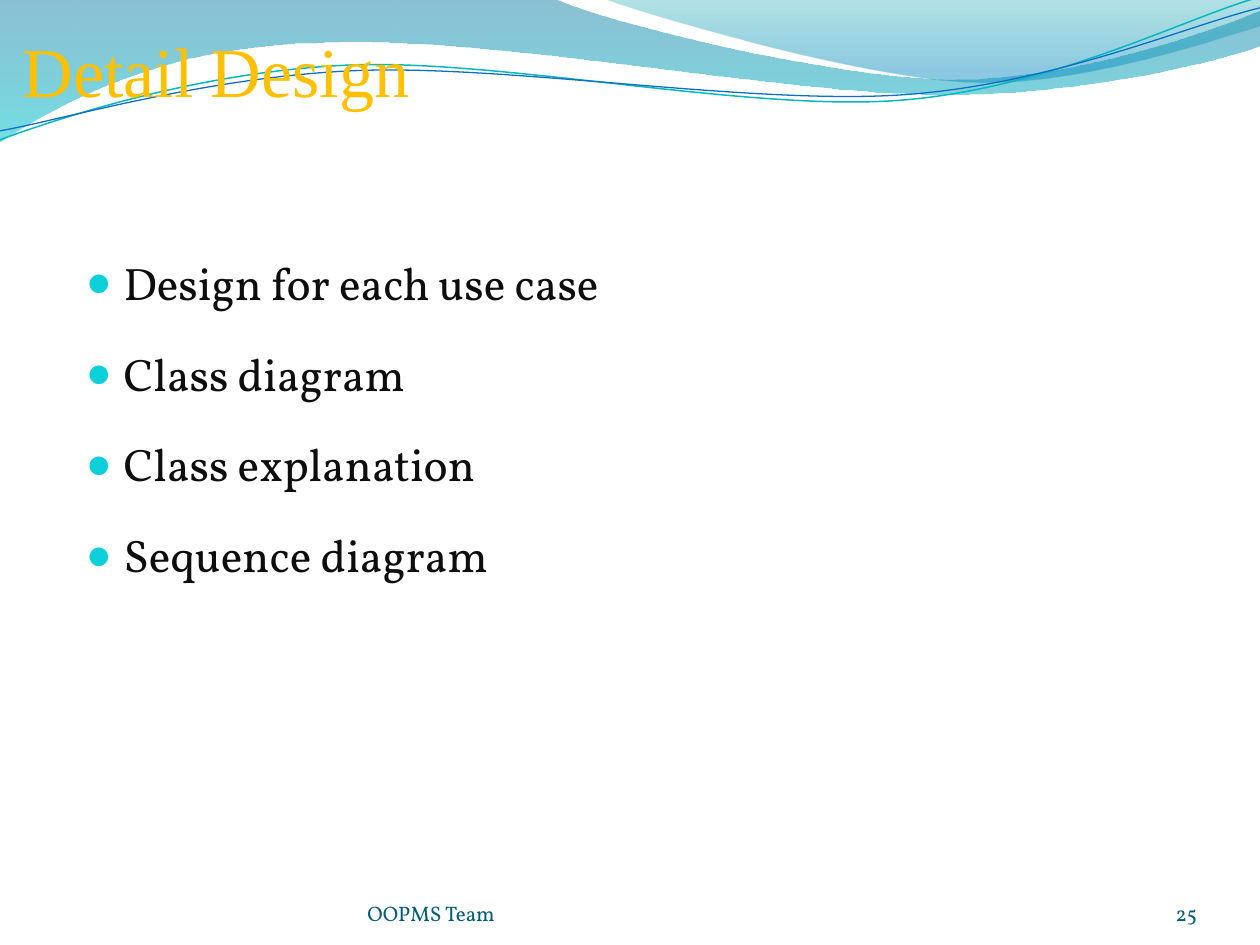
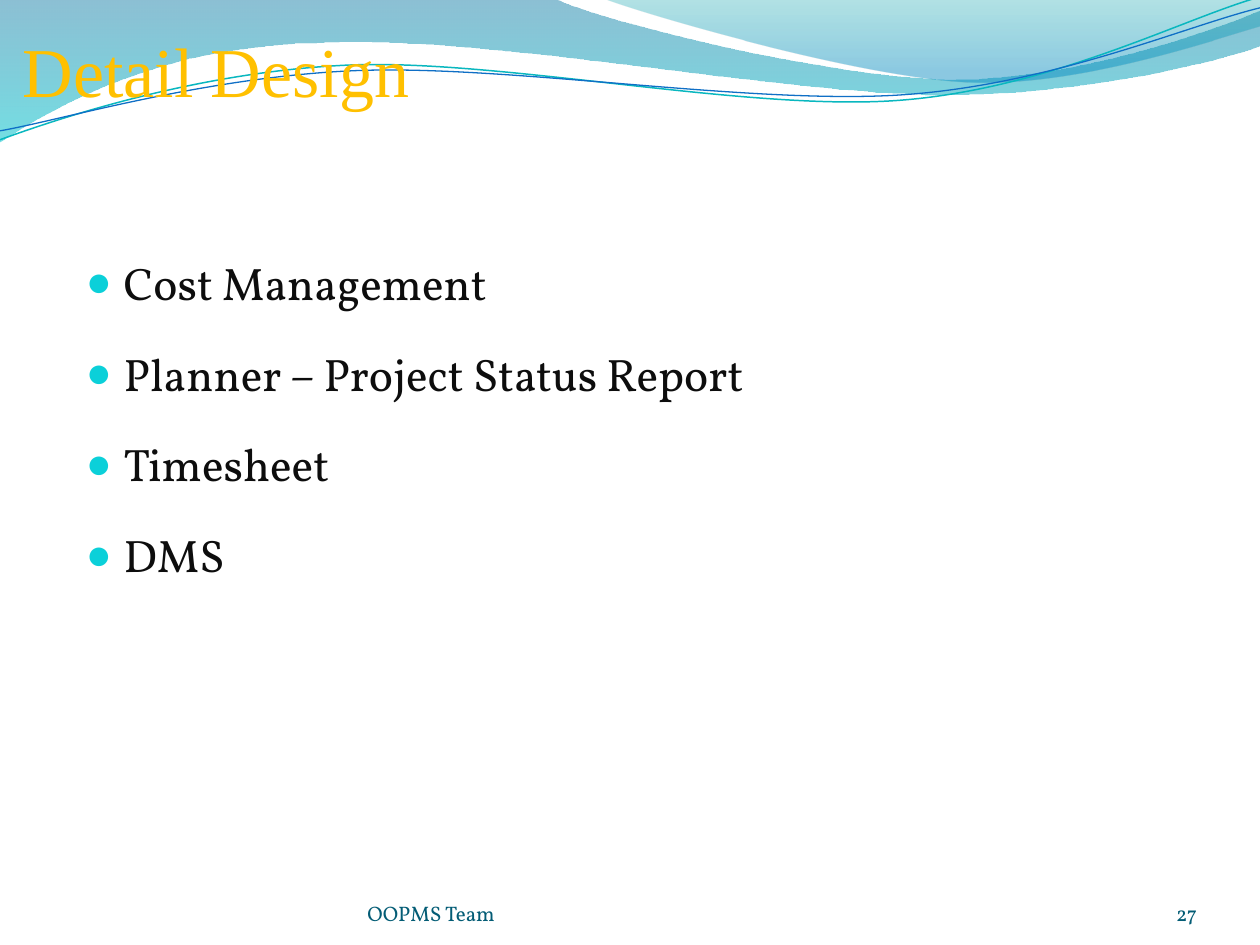
Before and after one commit to gofpattern/oopms, a slide deck: slide 27 of Document/Report/Presentation/OOPMS_Presentation_v1.0.pptx (slide 25 before the commit). Drawn at 1260x945 pixels with LibreOffice and Linux fonts; fonts in the diff are those of the drawing; background and template pictures are left out. Boxes give left, top, right and bottom in pixels: in the first picture for what was removed or moved away, otherwise in the second. Text is boxed around its words. In the diff, an @@ line names an element or a change of style, - is before the commit and + after.

```diff
--- a/Document/Report/Presentation/OOPMS_Presentation_v1.0.pptx
+++ b/Document/Report/Presentation/OOPMS_Presentation_v1.0.pptx
@@ text at (124, 269, 743, 573): text changed @@
-● Design for each use case
-● Class diagram
-● Class explanation
-● Sequence diagram
+● Cost Management
+● Planner – Project Status Report
+● Timesheet
+● DMS
@@ page number at (1176, 910, 1197, 925): text changed @@
-25
+27
```
Also in this commit, not shown: 8 other slides changed, 2 slides added, 3 slides removed, 1 other file.
